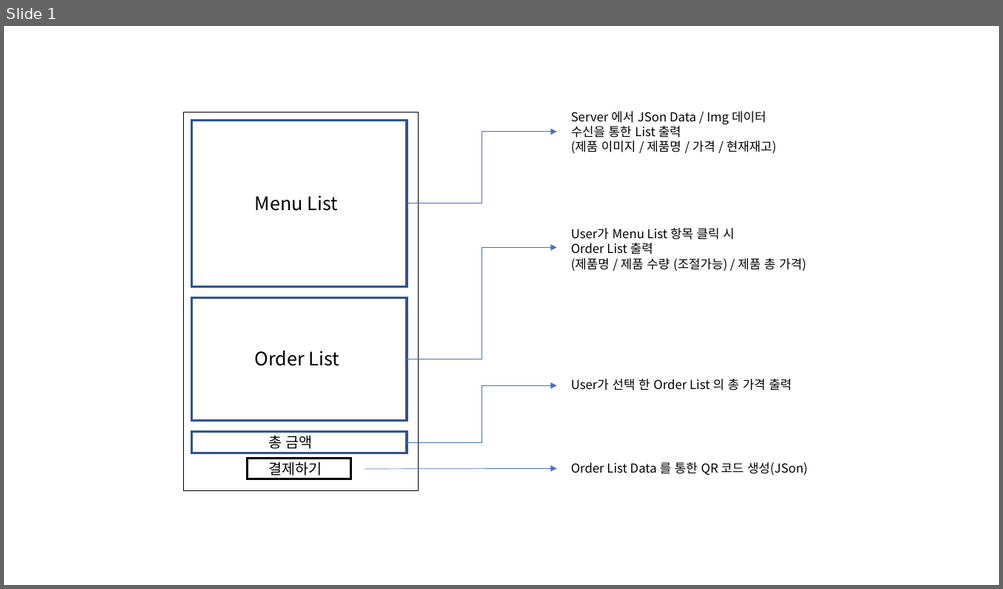
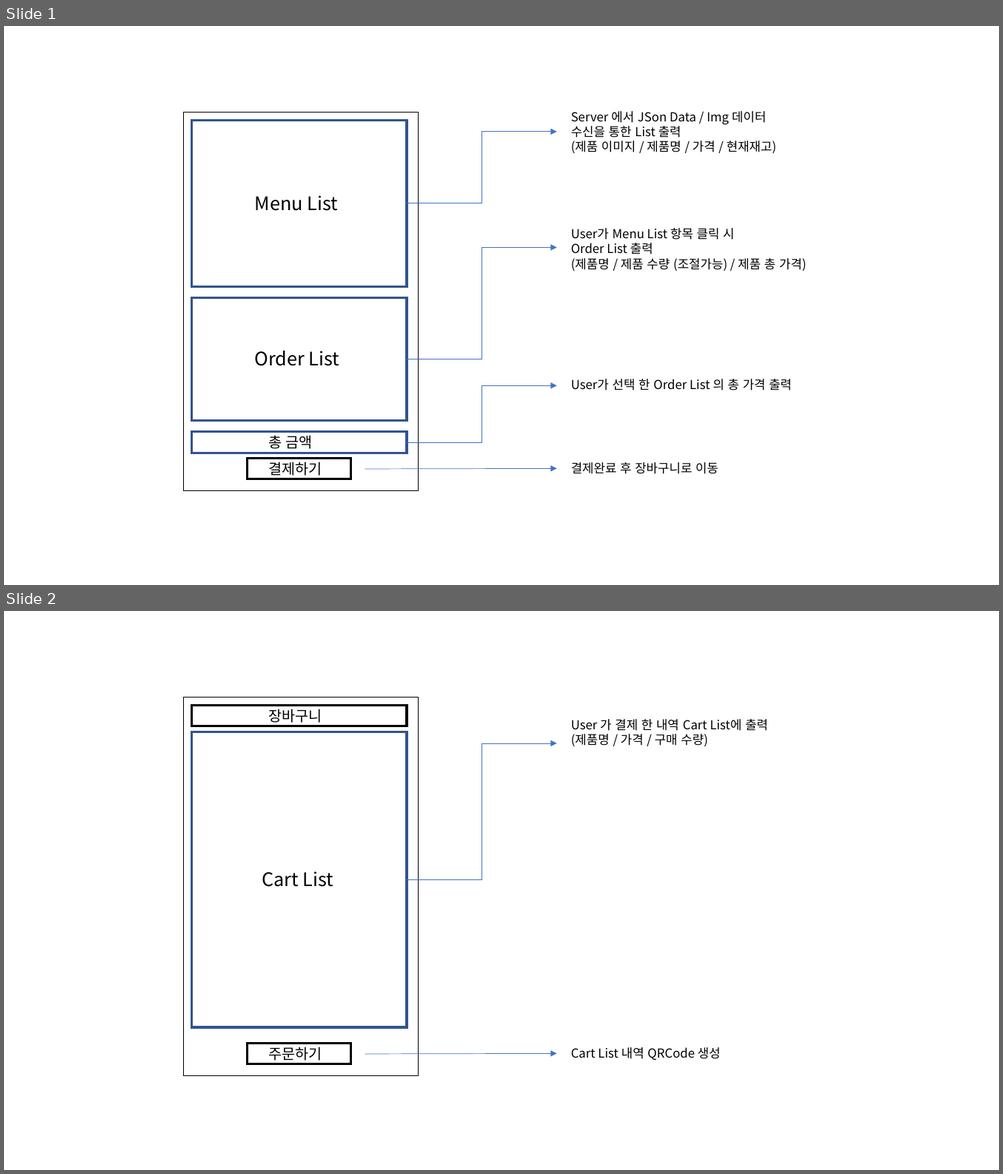
Before and after one commit to seohyeongtae/TIL, a slide deck: 0_project/20201111 Semi_Project2/User_UI 구성도.pptx. Shown one above the other, each under a label of ours: slide 1 before the commit, slides 1 and 2 after it. The pictures are 1003x589 and 1003x1174 pixels, drawn with LibreOffice and Linux fonts; fonts in the diff are those of the drawing. Boxes give left, top, right and bottom in pixels: in the first picture for what was removed or moved away, otherwise in the second. Text is boxed around its words. In the diff, an @@ line names an element or a change of style, - is before the commit and + after.

Commit message:
final UserUI

```diff
--- a/0_project/20201111 Semi_Project2/User_UI 구성도.pptx
+++ b/0_project/20201111 Semi_Project2/User_UI 구성도.pptx
@@ slide 2 added at (x1=4, y1=611, x2=999, y2=1170), background #FFFFFF @@
@@ rectangle added at (x1=184, y1=698, x2=419, y2=1076), outline #000000 1 pt @@
@@ rectangle added at (x1=191, y1=705, x2=406, y2=726), outline #000000 2.25 pt @@
@@ text added at (x1=268, y1=709, x2=321, y2=726), 14 pt, text #000000 @@
+장바구니
@@ text added at (x1=571, y1=719, x2=768, y2=746), 12 pt, text #000000 @@
+User 가 결제 한 내역 Cart List에 출력
+(제품명 / 가격 / 구매 수량)
@@ rectangle added at (x1=191, y1=732, x2=406, y2=1028), outline #325491 2.25 pt @@
@@ elbow arrow added from (407, 880) to (557, 743), #4472C4 0.5 pt @@
@@ text added at (x1=262, y1=871, x2=333, y2=887), 18 pt, text #000000 @@
+Cart List
@@ rectangle added at (x1=247, y1=1043, x2=351, y2=1064), outline #000000 2.25 pt @@
@@ text added at (x1=268, y1=1047, x2=321, y2=1064), 14 pt, text #000000 @@
+주문하기
@@ arrow added from (365, 1054) to (557, 1054), #4472C4 0.5 pt @@
@@ text added at (x1=571, y1=1048, x2=720, y2=1060), 12 pt, text #000000 @@
+Cart List 내역 QRCode 생성
@@ slide 1 changed as well @@
@@ text at (x1=571, y1=463, x2=718, y2=474): text changed @@
-Order List Data 를 통한 QR 코드 생성(JSon)
+결제완료 후 장바구니로 이동
```
Also in this commit, not shown: 3 other files.
